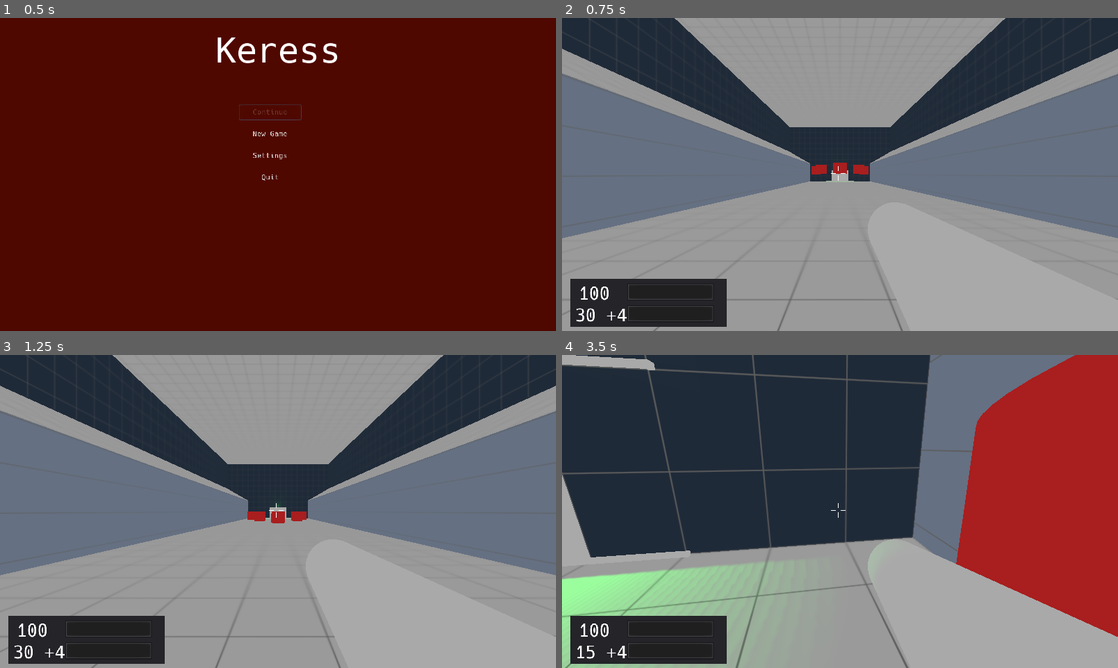
Above: before the commit, frames 1-4 (two rows, left to right).
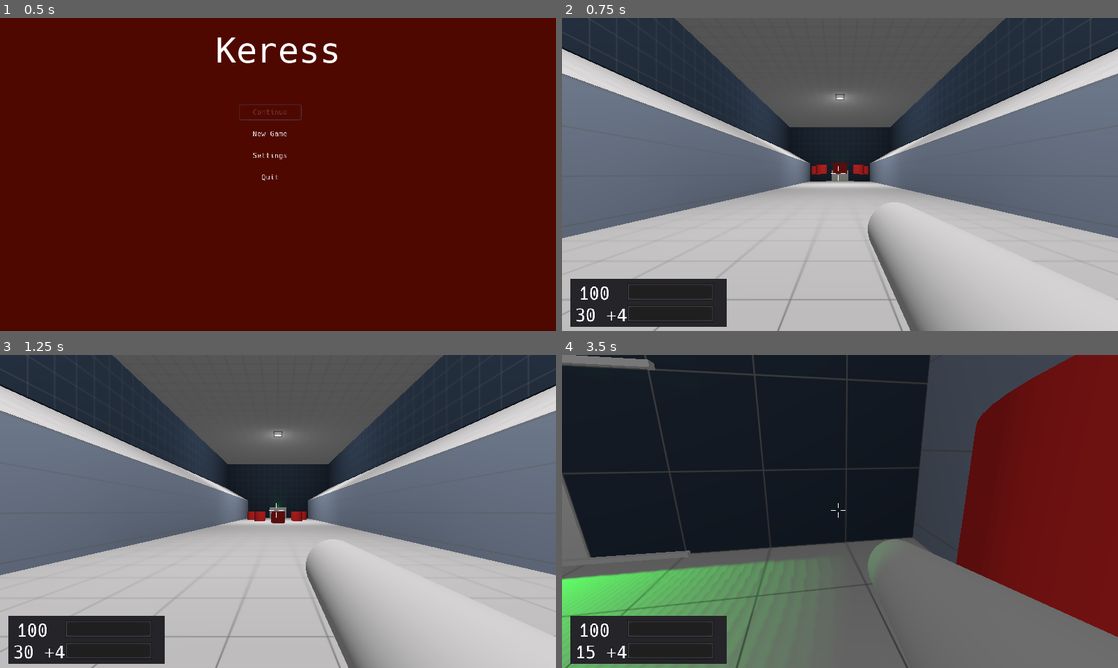
Above: after the commit, the same moments.

Repository: duckinator/keress
Game: Godot game, scene res://menus/MainMenu.tscn
Same seed, same stepped clock (60 frames per second), same inputs: the game is played once before the commit and once after it.
Inputs (mouse positions are in pixels of both pictures, inside the frame that each line leads up to):
- Up to frame 1 (0.5 s): no input
- Up to frame 2 (0.75 s): click "New Game" at 0.5 s
- Up to frame 3 (1.25 s): no input
- Up to frame 4 (3.5 s): tap Enter (ui_accept) at 1.25 s; move the mouse to (867, 511) at 1.27 s; press the mouse at (867, 511) at 1.28 s; hold W (movement_forward) from 1.28 s (still down); tap Space (movement_jump) at 1.52, 2.27 s; move the mouse to (812, 511) at 2.02 s; release the mouse at (812, 511) at 2.03 s; right-click (812, 511) at 2.1 s; move the mouse to (851, 505) at 2.77 s; tap Shift (movement_crouch) at 2.85 s

Frame 1 is identical in both runs. In frame 2, 49% of the frame differs, in the area x 0-100%, y 0-100%; in frame 3, 49%; in frame 4, 63%.

Commit message:
yay lights

Diff:
--- a/src/environment/light/Light.tscn
+++ b/src/environment/light/Light.tscn
@@ -23,11 +23,13 @@
 [node name="OmniLight" type="OmniLight" parent="."]
 transform = Transform( 1, 0, 0, 0, 1, 0, 0, 0, 1, 2, -0.5, 0 )
 light_color = Color( 0.756863, 0.741176, 0.741176, 1 )
+light_specular = 0.0
 shadow_color = Color( 0.109804, 0.109804, 0.109804, 1 )
 omni_range = 80.0
 
 [node name="OmniLight3" type="OmniLight" parent="."]
 transform = Transform( 1, 0, 0, 0, 1, 0, 0, 0, 1, -2, -0.5, 0 )
 light_color = Color( 0.74902, 0.74902, 0.74902, 1 )
+light_specular = 0.0
 shadow_color = Color( 0.109804, 0.109804, 0.109804, 1 )
 omni_range = 80.0
--- a/src/levels/Level_001.tscn
+++ b/src/levels/Level_001.tscn
@@ -14,7 +14,7 @@
 [sub_resource type="Environment" id=2]
 background_sky = SubResource( 1 )
 ambient_light_color = Color( 1, 1, 1, 1 )
-ambient_light_energy = 0.4
+ambient_light_energy = 0.1
 ambient_light_sky_contribution = 0.0
 
 [sub_resource type="SpatialMaterial" id=3]
@@ -353,7 +353,6 @@
 locked = true
 
 [node name="Lights" type="Spatial" parent="."]
-visible = false
 
 [node name="Light" parent="Lights" instance=ExtResource( 8 )]
 transform = Transform( -4.37114e-08, 0, 1, 0, 1, 0, -1, 0, -4.37114e-08, 0, 41, -10 )
